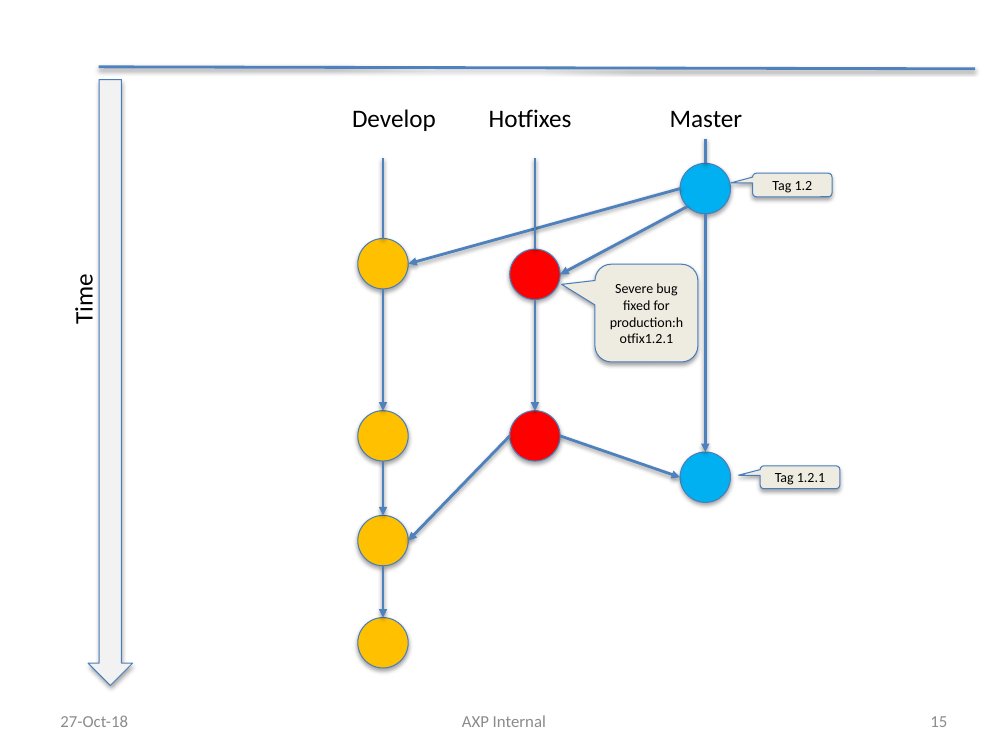
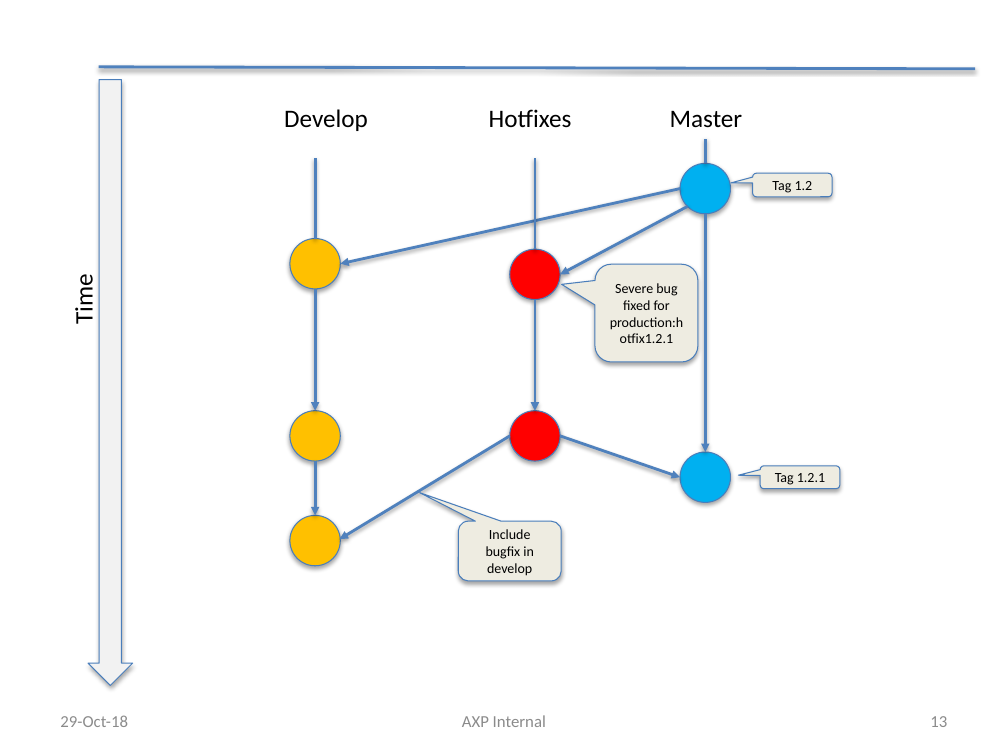
Before and after one commit to liyuan6006/GitStrategies, a slide deck: slide 13 of Branching.pptx (slide 15 before the commit). Drawn at 1008x756 pixels with LibreOffice and Linux fonts; fonts in the diff are those of the drawing. Boxes give left, top, right and bottom in pixels: in the first picture for what was removed or moved away, otherwise in the second. Text is boxed around its words. In the diff, an @@ line names an element or a change of style, - is before the commit and + after.

```diff
--- a/Branching.pptx
+++ b/Branching.pptx
@@ 2 arrows, 1 line: place and size @@
-2 arrows, 1 line at (383, 158, 383, 515)
+2 arrows, 1 line at (316, 158, 316, 515)
@@ arrow moved from (680, 188) - (408, 264) to (680, 188) - (341, 264) @@
@@ arrow moved from (510, 435) - (408, 540) to (510, 435) - (340, 539) @@
@@ 3 ellipses, 1 text: place and size @@
-3 ellipses, 1 text at (352, 109, 436, 565)
+3 ellipses, 1 text at (284, 109, 368, 565)
@@ rounded speech box added at (459, 521, 561, 581), fill #EEECE1, outline #4B7EBC 0.75 pt, 10 pt, text #000000 @@
+Include bugfix in develop
@@ arrow removed from (383, 565) to (383, 618) @@
@@ ellipse removed at (358, 618, 408, 668) @@
@@ text at (60, 715, 128, 727): text changed @@
-27-Oct-18
+29-Oct-18
@@ page number at (930, 716, 947, 727): text changed @@
-15
+13
```
Also in this commit, not shown: 15 other slides changed, 1 slide added, 3 slides removed.
